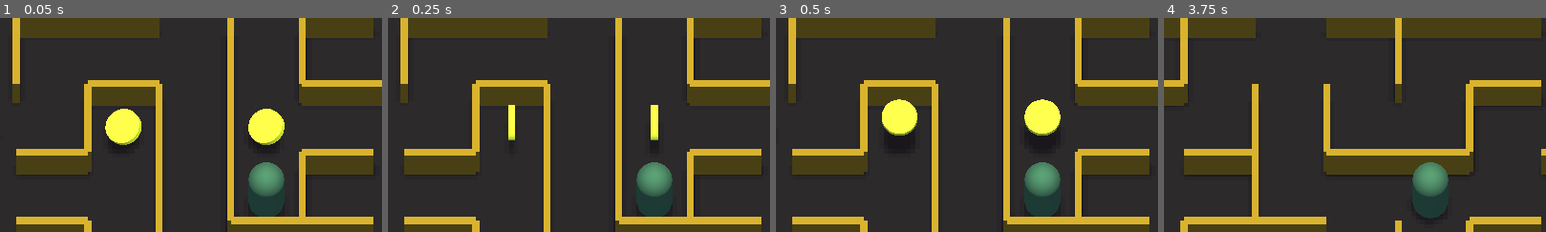
Above: before the commit, frames 1-4 (left to right).
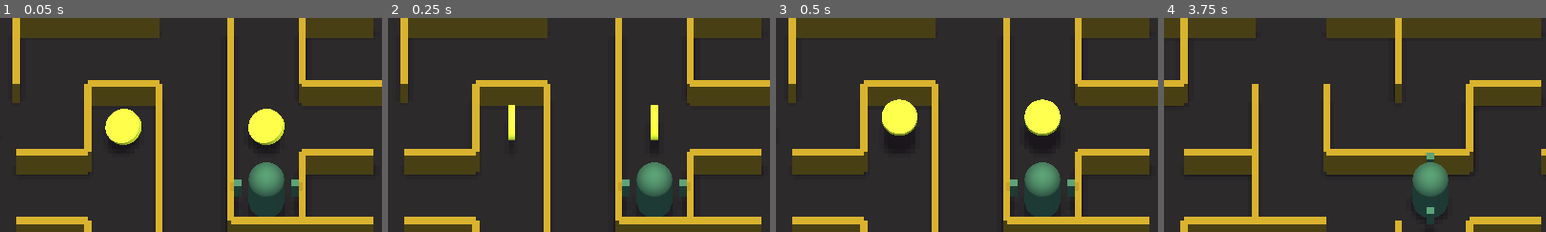
Above: after the commit, the same moments.

Repository: mbrezu/LD51
Game: Godot game, scene res://Main.tscn
Same seed, same stepped clock (60 frames per second), same inputs: the game is played once before the commit and once after it.
Inputs:
- Up to frame 1 (0.05 s): no input
- Up to frame 2 (0.25 s): no input
- Up to frame 3 (0.5 s): no input
- Up to frame 4 (3.75 s): hold Right (ui_right) 0.53-1.28 s; hold Down (ui_down) 1.28-2.03 s; hold Right (ui_right) 2.03-2.78 s; hold Up (ui_up) 2.78-3.53 s; hold Left (ui_left) from 3.53 s (still down)
The pictures show only the part of the screen within x 15-65%, y 6-56%; the shares and areas given below are measured in that part.

The runs differ from the first frame. In frame 1, 0.1% of the frame differs, in the area x 61-79%, y 75-84%; in frame 2, 0.1%; in frame 3, 0.1%; in frame 4, 0.2%, in the area x 68-71%, y 62-97%.

Commit message:
player faces the direction he's moving towards.

Diff:
--- a/godot/Player.gd
+++ b/godot/Player.gd
@@ -6,6 +6,11 @@
 var velocity = Vector2.ZERO
 var target_position = Vector3.ZERO
 var speed = 3
+var face_up_rotation
+
+
+func _ready():
+	face_up_rotation = $Body.rotation
 
 
 func initialize(pmaze):
@@ -36,12 +41,19 @@
 		var cell = maze.cells[x][y]
 		if velocity.x < 0 and !cell.has_left_wall:
 			x -= 1
+			$Body.rotation = face_up_rotation
+			$Body.rotate(Vector3.UP, PI / 2)
 		if velocity.x > 0 and !cell.has_right_wall:
 			x += 1
+			$Body.rotation = face_up_rotation
+			$Body.rotate(Vector3.UP, -PI / 2)
 		if velocity.y < 0 and !cell.has_top_wall:
 			y -= 1
+			$Body.rotation = face_up_rotation
 		if velocity.y > 0 and !cell.has_bottom_wall:
 			y += 1
+			$Body.rotation = face_up_rotation
+			$Body.rotate(Vector3.UP, PI)
 		set_player_position()
 
 	var direction = (target_position - translation).normalized()
--- a/godot/Player.tscn
+++ b/godot/Player.tscn
@@ -1,12 +1,14 @@
-[gd_scene load_steps=5 format=2]
+[gd_scene load_steps=6 format=2]
 
 [ext_resource path="res://Player.gd" type="Script" id=1]
+[ext_resource path="res://PlayerMaterial.tres" type="Material" id=2]
 
 [sub_resource type="CapsuleMesh" id=2]
 radius = 0.25
 
-[sub_resource type="SpatialMaterial" id=3]
-albedo_color = Color( 0.227451, 0.360784, 0.294118, 1 )
+[sub_resource type="CubeMesh" id=5]
+material = ExtResource( 2 )
+size = Vector3( 0.1, 0.5, 0.1 )
 
 [sub_resource type="BoxShape" id=4]
 extents = Vector3( 0.45, 1, 0.45 )
@@ -14,10 +16,20 @@
 [node name="Player" type="Spatial"]
 script = ExtResource( 1 )
 
-[node name="MeshInstance" type="MeshInstance" parent="."]
+[node name="Body" type="MeshInstance" parent="."]
 transform = Transform( 1, 0, 0, 0, -4.37114e-08, -1, 0, 1, -4.37114e-08, 0, 0.8, 0 )
 mesh = SubResource( 2 )
-material/0 = SubResource( 3 )
+material/0 = ExtResource( 2 )
+
+[node name="RightArm" type="MeshInstance" parent="Body"]
+transform = Transform( 1, 0, 0, 0, -4.37114e-08, 1, 0, -1, -4.37114e-08, 0.4, -4.37114e-09, -0.1 )
+mesh = SubResource( 5 )
+skeleton = NodePath("../..")
+
+[node name="LeftArm" type="MeshInstance" parent="Body"]
+transform = Transform( 1, 0, 0, 0, -4.37114e-08, 1, 0, -1, -4.37114e-08, -0.4, 0, -0.1 )
+mesh = SubResource( 5 )
+skeleton = NodePath("../..")
 
 [node name="CameraPivot" type="Position3D" parent="."]
 transform = Transform( 1, 0, 0, 0, 0.286441, 0.958098, 0, -0.958098, 0.286441, 0, 0, 0 )
--- /dev/null
+++ b/godot/PlayerMaterial.tres
@@ -0,0 +1,4 @@
+[gd_resource type="SpatialMaterial" format=2]
+
+[resource]
+albedo_color = Color( 0.227451, 0.360784, 0.294118, 1 )
